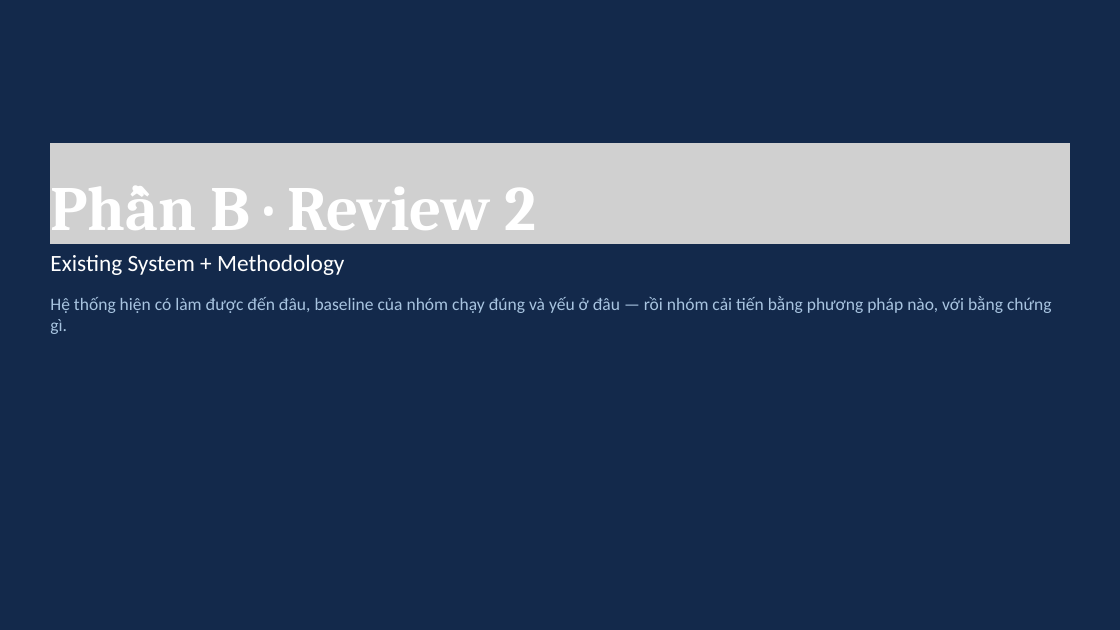
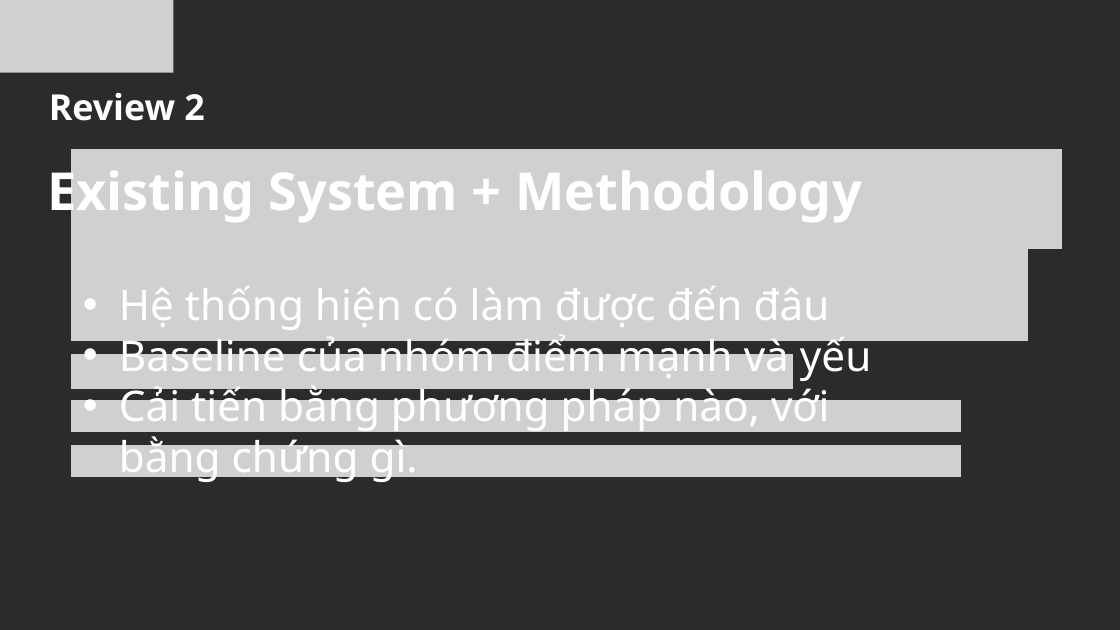
Before and after one commit to PLHGNAOH/ViVQA-VLM, a slide deck: slide 15 of docs/04_slides/cumulative/ViVQA-VLM_Review1-2_KLTN.pptx (slide 18 before the commit). Drawn at 1120x630 pixels with LibreOffice and Linux fonts; fonts in the diff are those of the drawing; grey boxes stand for pictures; background and template pictures are left out; a plain dark background stands for a picture behind light text. Boxes give left, top, right and bottom in pixels: in the first picture for what was removed or moved away, otherwise in the second. Text is boxed around its words. In the diff, an @@ line names an element or a change of style, - is before the commit and + after.

```diff
--- a/docs/04_slides/cumulative/ViVQA-VLM_Review1-2_KLTN.pptx
+++ b/docs/04_slides/cumulative/ViVQA-VLM_Review1-2_KLTN.pptx
@@ background #13294B to picture (left out) @@
@@ picture added at [0, 0, 173, 73] @@
@@ text "Review 2" at [49, 93, 204, 121]: vertical alignment bottom to top @@
@@ text at [49, 93, 204, 121]: text changed; size 81 to 46 pt; font Cambria to Noto Sans @@
-Phần B · Review 2
+Review 2
@@ picture: place and size @@
-picture at [50, 143, 1070, 244]
+picture at [71, 148, 1062, 249]
@@ text at [47, 162, 862, 224]: size 30 to 67.3 pt, font Calibri to Noto Sans, bold on in "Existing System + Methodology"; line spacing 36pt to 80.7pt @@
@@ text "Existing System + Methodology": place and size @@
-text "Existing System + Methodology" at [50, 254, 1052, 334]
+text "Existing System + Methodology" at [47, 162, 871, 484]
@@ picture added at [71, 249, 1028, 341] @@
@@ text at [119, 286, 871, 484]: text changed; size 22.5 to 54.3 pt; font Calibri to Noto Sans; text colour #A8C4E0 to #FFFFFF @@
-Hệ thống hiện có làm được đến đâu, baseline của nhóm chạy đúng và yếu ở đâu — rồi nhóm cải tiến bằng phương pháp nào, với bằng chứng gì.
+  • Hệ thống hiện có làm được đến đâu
+  • Baseline của nhóm điểm mạnh và yếu
+  • Cải tiến bằng phương pháp nào, với bằng chứng gì.
@@ picture added at [71, 354, 793, 389] @@
@@ picture added at [71, 400, 961, 432] @@
@@ picture added at [71, 445, 961, 477] @@
```
Also in this commit, not shown: 37 other slides changed, 4 slides added, 6 slides removed, 3 other files.
